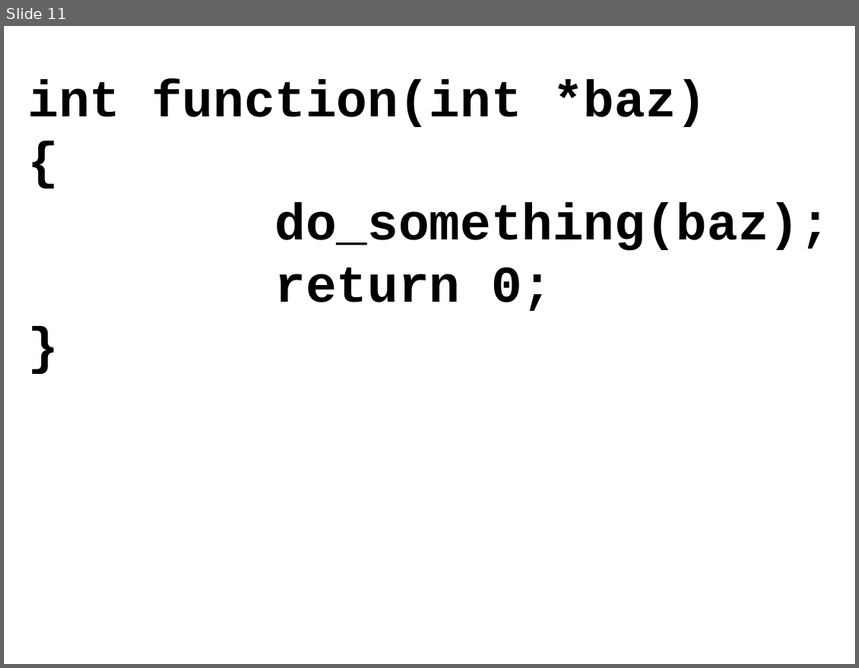
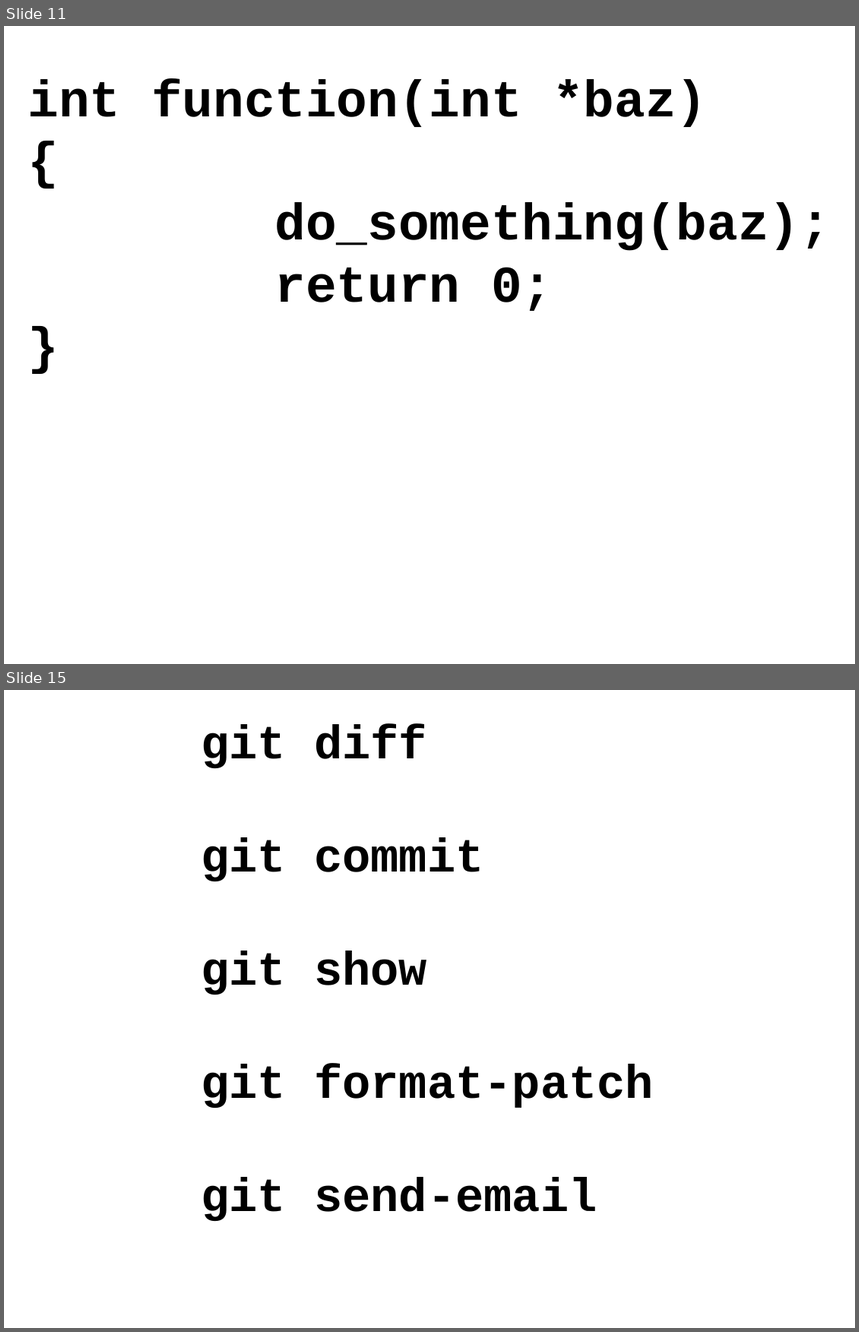
Before and after one commit to gregkh/kernel-tutorial, a slide deck: kernel_patch_tutorial.odp. Shown one above the other, each under a label of ours: slide 11 before the commit, slides 11 and 15 after it; the slides between them are not shown. The pictures are 859x668 and 859x1332 pixels, drawn with LibreOffice and Linux fonts; fonts in the diff are those of the drawing. Boxes give left, top, right and bottom in pixels: in the first picture for what was removed or moved away, otherwise in the second. Text is boxed around its words. In the diff, an @@ line names an element or a change of style, - is before the commit and + after.

```diff
--- a/kernel_patch_tutorial.odp
+++ b/kernel_patch_tutorial.odp
@@ slide 15 added at bbox=[4, 690, 855, 1328], background #FFFFFF @@
@@ text added at bbox=[201, 725, 654, 1221], 44 pt, text #000000, bold @@
+git diff
+git commit
+git show
+git format-patch
+git send-email
```
Also in this commit, not shown: 1 slide changed, 3 other slides added, 2 slides removed.
